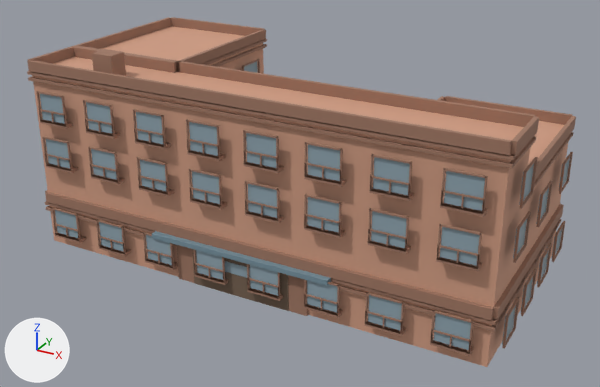
One commit to the glTF model public/buildings/residential_4x2_court.glb: the scene before it, then after it.
Both versions are drawn from a 50 mm camera at (39.4, -36.7, 25.9) aimed at (15.8, 6.4, 4.4). Every picture has the same lights, and +X, +Y and +Z are marked at lower left. The first picture is the older version. Vertices at exactly the same position are counted once.

Objects in the first picture: 'residential_4x2_court_0'.
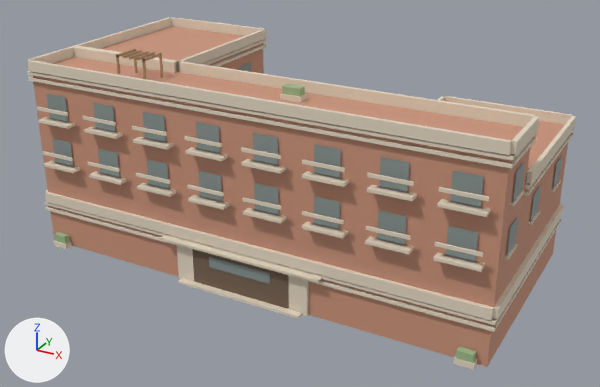
Boxes (x1, y1, x2, y2) around the edits, measured in the pictures (600 x 387 px):
'residential_4x2_court_0', recoloured, reshaped (lighter): before (27, 17, 576, 367); after (27, 17, 576, 370)
part 1 of me_residential_4x2_court_0, added: after (44, 161, 80, 173)
part 2 of me_residential_4x2_court_0, added: after (43, 151, 73, 161)
part 3 of me_residential_4x2_court_0, added: after (89, 171, 127, 185)
part 4 of me_residential_4x2_court_0, added: after (88, 162, 120, 172)
part 5 of me_residential_4x2_court_0, added: after (137, 183, 176, 197)
part 6 of me_residential_4x2_court_0, added: after (136, 173, 170, 184)
part 7 of me_residential_4x2_court_0, added: after (188, 195, 230, 210)
part 8 of me_residential_4x2_court_0, added: after (187, 184, 224, 196)
part 9 of me_residential_4x2_court_0, added: after (243, 208, 287, 223)
part 10 of me_residential_4x2_court_0, added: after (242, 197, 282, 210)
part 11 of me_residential_4x2_court_0, added: after (302, 221, 348, 238)
part 12 of me_residential_4x2_court_0, added: after (302, 211, 344, 224)
part 13 of me_residential_4x2_court_0, added: after (365, 236, 414, 254)
part 14 of me_residential_4x2_court_0, added: after (365, 226, 411, 240)
part 15 of me_residential_4x2_court_0, deleted: before (37, 49, 573, 356)
part 16 of me_residential_4x2_court_0, added: after (37, 49, 562, 370)

What the commit changed:
Material 'residential_4x2_court_trim' (mat_residential_4x2_court_trim) changes colour from brown #a07864 to pale yellow #e6d8c4; in linear values from (0.352, 0.187, 0.127) to (0.79, 0.69, 0.55).
Material 'residential_4x2_court_sign' (mat_residential_4x2_court_sign) is new.
Its base color is (0.46, 0.29, 0.16) (brown #b5936f).
Its roughness is 0.85.
me_residential_4x2_court_0 is used by ob_residential_4x2_court_0; location (0.0, 0.0, 0.0).
me_residential_4x2_court_0 had 4958 vertices, 7536 faces and spanned x -0.6..31.1, y -0.6..15.1, z 0.0..13.5.
me_residential_4x2_court_0 now has 1574 vertices, 2232 faces and spans x -0.2..30.8, y -0.6..14.8, z 0.0..13.5.
me_residential_4x2_court_0 part 1: a new loose piece, a box spanning x 0.66..3.16, y -0.62..0.02, z 5.82..6.0, in mat_residential_4x2_court_trim (pale yellow #e6d8c4).
me_residential_4x2_court_0 part 2: a new loose piece, a box spanning x 0.66..3.16, y -0.62..-0.51, z 6.65..6.85, in mat_residential_4x2_court_trim (pale yellow #e6d8c4).
me_residential_4x2_court_0 part 3: a new loose piece, a box spanning x 4.47..6.97, y -0.62..0.02, z 5.82..6.0, in mat_residential_4x2_court_trim (pale yellow #e6d8c4).
me_residential_4x2_court_0 part 4: a new loose piece, a box spanning x 4.47..6.97, y -0.62..-0.51, z 6.65..6.85, in mat_residential_4x2_court_trim (pale yellow #e6d8c4).
me_residential_4x2_court_0 part 5: a new loose piece, a box spanning x 8.28..10.78, y -0.62..0.02, z 5.82..6.0, in mat_residential_4x2_court_trim (pale yellow #e6d8c4).
me_residential_4x2_court_0 part 6: a new loose piece, a box spanning x 8.28..10.78, y -0.62..-0.51, z 6.65..6.85, in mat_residential_4x2_court_trim (pale yellow #e6d8c4).
me_residential_4x2_court_0 part 7: a new loose piece, a box spanning x 12.09..14.59, y -0.62..0.02, z 5.82..6.0, in mat_residential_4x2_court_trim (pale yellow #e6d8c4).
me_residential_4x2_court_0 part 8: a new loose piece, a box spanning x 12.09..14.59, y -0.62..-0.51, z 6.65..6.85, in mat_residential_4x2_court_trim (pale yellow #e6d8c4).
me_residential_4x2_court_0 part 9: a new loose piece, a box spanning x 15.91..18.41, y -0.62..0.02, z 5.82..6.0, in mat_residential_4x2_court_trim (pale yellow #e6d8c4).
me_residential_4x2_court_0 part 10: a new loose piece, a box spanning x 15.91..18.41, y -0.62..-0.51, z 6.65..6.85, in mat_residential_4x2_court_trim (pale yellow #e6d8c4).
me_residential_4x2_court_0 part 11: a new loose piece, a box spanning x 19.72..22.22, y -0.62..0.02, z 5.82..6.0, in mat_residential_4x2_court_trim (pale yellow #e6d8c4).
me_residential_4x2_court_0 part 12: a new loose piece, a box spanning x 19.72..22.22, y -0.62..-0.51, z 6.65..6.85, in mat_residential_4x2_court_trim (pale yellow #e6d8c4).
me_residential_4x2_court_0 part 13: a new loose piece, a box spanning x 23.53..26.03, y -0.62..0.02, z 5.82..6.0, in mat_residential_4x2_court_trim (pale yellow #e6d8c4).
me_residential_4x2_court_0 part 14: a new loose piece, a box spanning x 23.53..26.03, y -0.62..-0.51, z 6.65..6.85, in mat_residential_4x2_court_trim (pale yellow #e6d8c4).
me_residential_4x2_court_0 part 15: 570 loose pieces with 4560 vertices, spanning x -0.6..31.1, y -0.6..15.1, z 0.8..13.5, are deleted.
me_residential_4x2_court_0 part 16: 936 vertices added at x -0.2..30.7, y -0.6..14.7, z 0.0..13.5.
Other edits to the shape of me_residential_4x2_court_0 do not show in these pictures.
me_residential_4x2_court_0 gains material mat_residential_4x2_court_sign (brown #b5936f).
